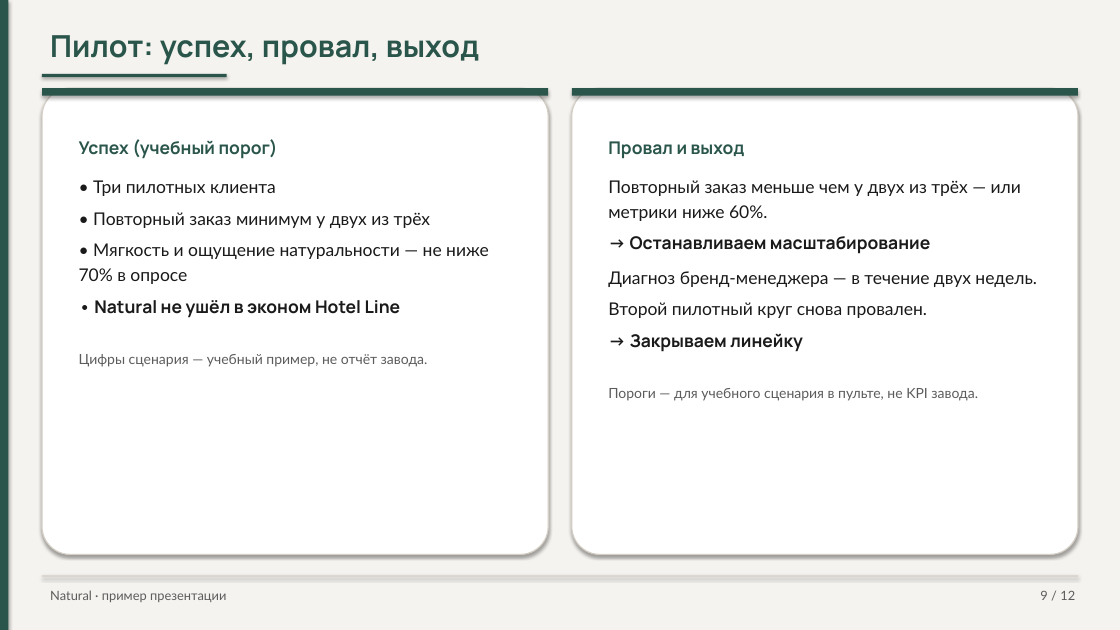
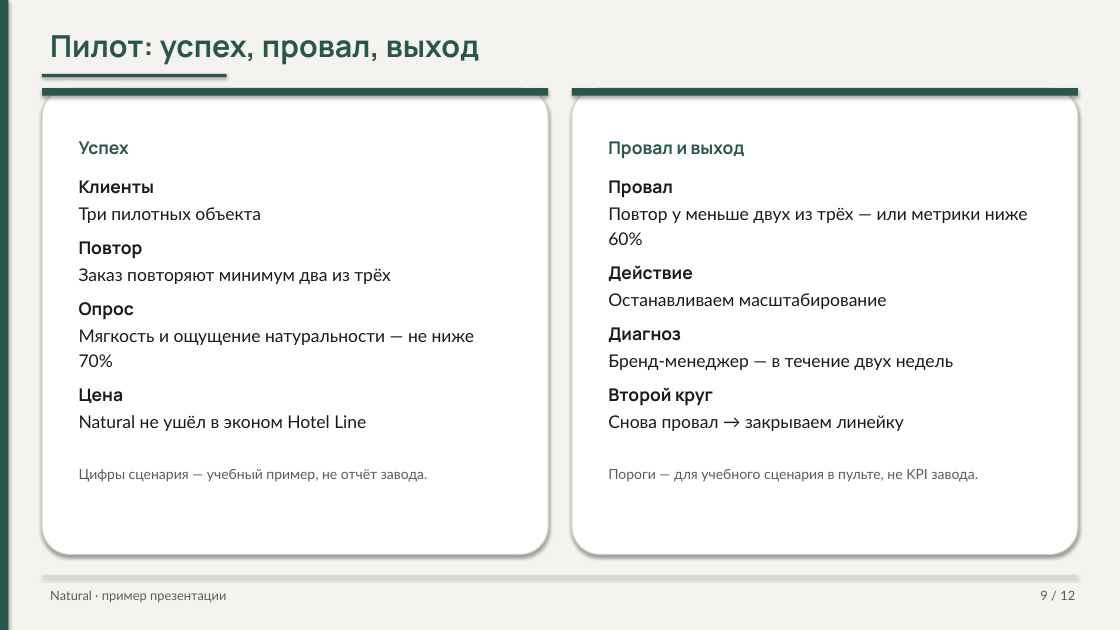
Before and after one commit to pagasbot-coder/Banya-Digital, a slide deck: slide 9 of knowledge-base/presentation-travelplus-interview.pptx. Drawn at 1120x630 pixels with LibreOffice and Linux fonts; fonts in the diff are those of the drawing. Boxes give left, top, right and bottom in pixels: in the first picture for what was removed or moved away, otherwise in the second. Text is boxed around its words. In the diff, an @@ line names an element or a change of style, - is before the commit and + after.

```diff
--- a/knowledge-base/presentation-travelplus-interview.pptx
+++ b/knowledge-base/presentation-travelplus-interview.pptx
@@ text at bbox=[79, 141, 475, 431]: text changed @@
-Успех (учебный порог)
-• Три пилотных клиента
-• Повторный заказ минимум у двух из трёх
-• Мягкость и ощущение натуральности — не ниже 70% в опросе
-• Natural не ушёл в эконом Hotel Line
+Успех
+Клиенты
+Три пилотных объекта
+Повтор
+Заказ повторяют минимум два из трёх
+Опрос
+Мягкость и ощущение натуральности — не ниже 70%
+Цена
+Natural не ушёл в эконом Hotel Line
@@ text at bbox=[608, 180, 1028, 431]: text changed @@
-Повторный заказ меньше чем у двух из трёх — или метрики ниже 60%.
-→ Останавливаем масштабирование
-Диагноз бренд-менеджера — в течение двух недель.
-Второй пилотный круг снова провален.
-→ Закрываем линейку
+Провал
+Повтор у меньше двух из трёх — или метрики ниже 60%
+Действие
+Останавливаем масштабирование
+Диагноз
+Бренд-менеджер — в течение двух недель
+Второй круг
+Снова провал → закрываем линейку
```
Also in this commit, not shown: 5 other slides changed, 3 other files.
